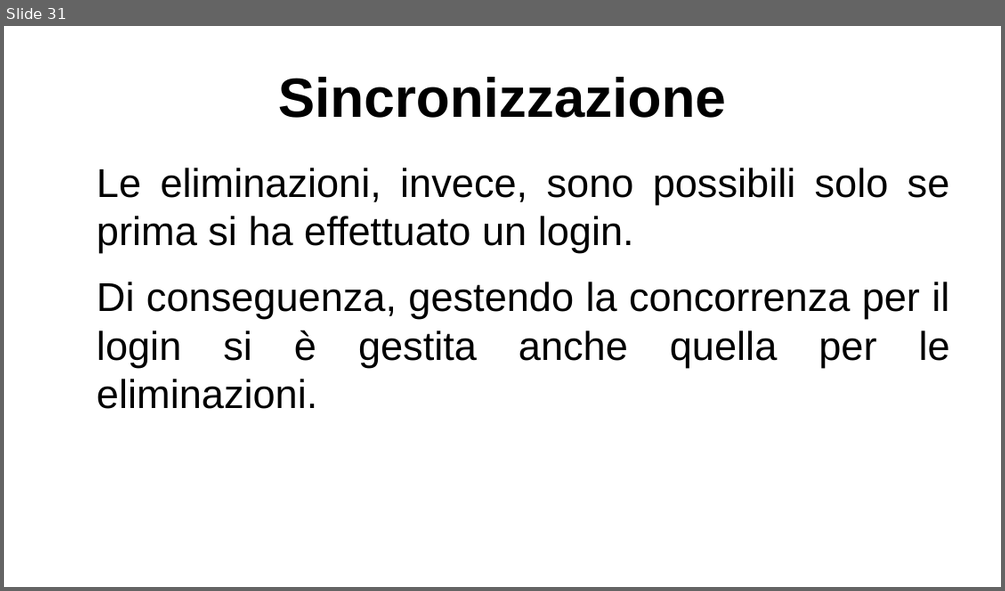
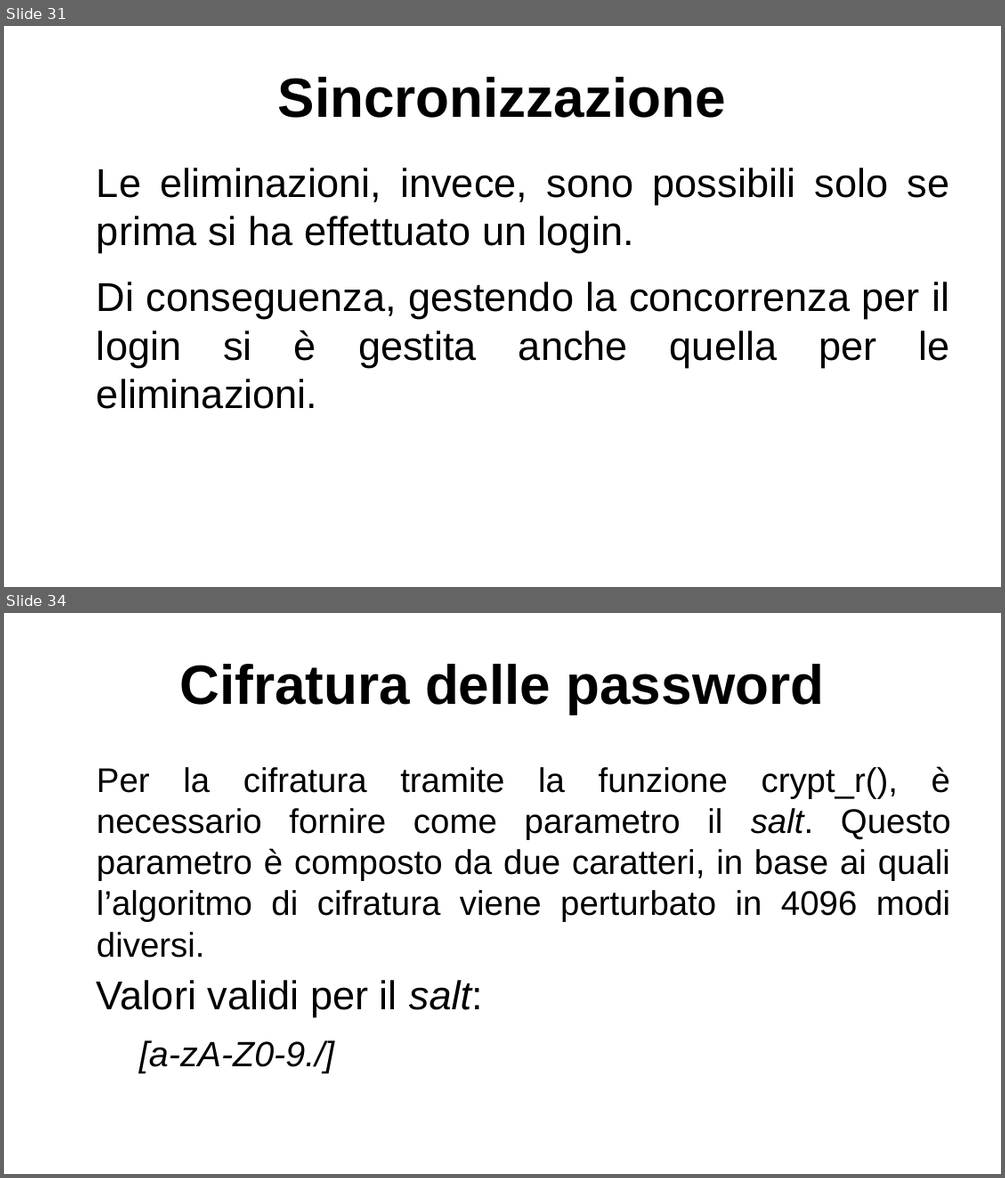
Before and after one commit to lucaMastro/progetto_SO, a slide deck: presentazione_progetto_SO.odp. Shown one above the other, each under a label of ours: slide 31 before the commit, slides 31 and 34 after it; the slides between them are not shown. The pictures are 1005x591 and 1005x1178 pixels, drawn with LibreOffice and Linux fonts; fonts in the diff are those of the drawing. Boxes give left, top, right and bottom in pixels: in the first picture for what was removed or moved away, otherwise in the second. Text is boxed around its words. In the diff, an @@ line names an element or a change of style, - is before the commit and + after.

```diff
--- a/presentazione_progetto_SO.odp
+++ b/presentazione_progetto_SO.odp
@@ slide 34 added at (4,613,1001,1174), background #FFFFFF @@
@@ title added at (179,664,825,714), 44 pt, text #000000, bold @@
+Cifratura delle password
@@ text added at (97,766,951,922), 27.2 pt, text #000000 @@
+Per la cifratura tramite la funzione crypt_r(), è necessario fornire come parametro il salt. Questo parametro è composto da due caratteri, in base ai quali l’algoritmo di cifratura viene perturbato in 4096 modi diversi.
@@ text added at (97,980,483,1073), 32 pt, text #000000 @@
+Valori validi per il salt:
+  [a-zA-Z0-9./]
```
Also in this commit, not shown: 7 other slides added, 1 slide removed.
